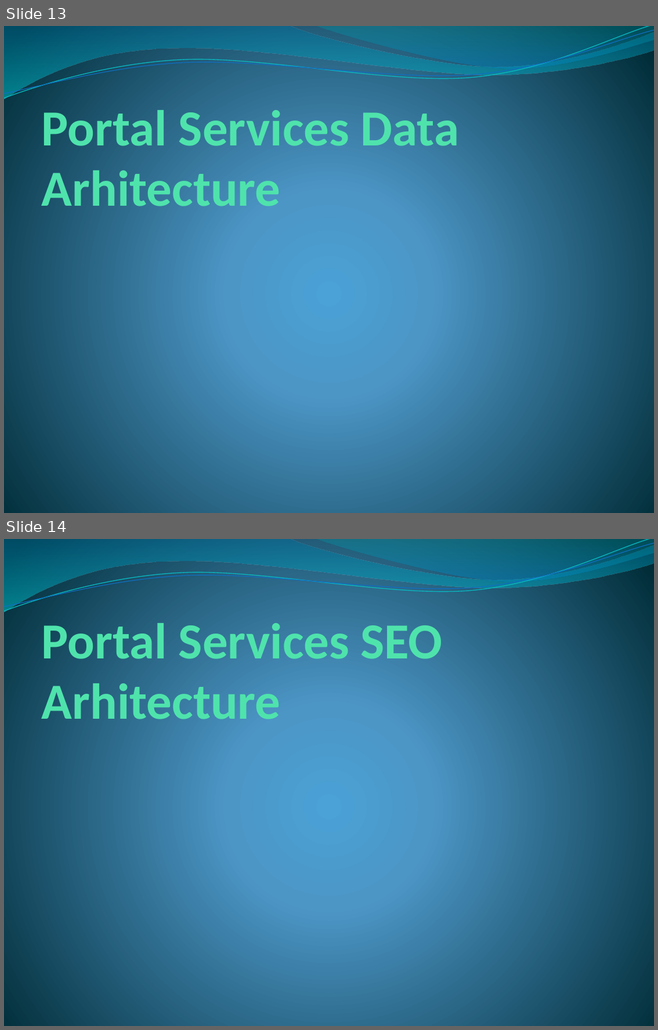
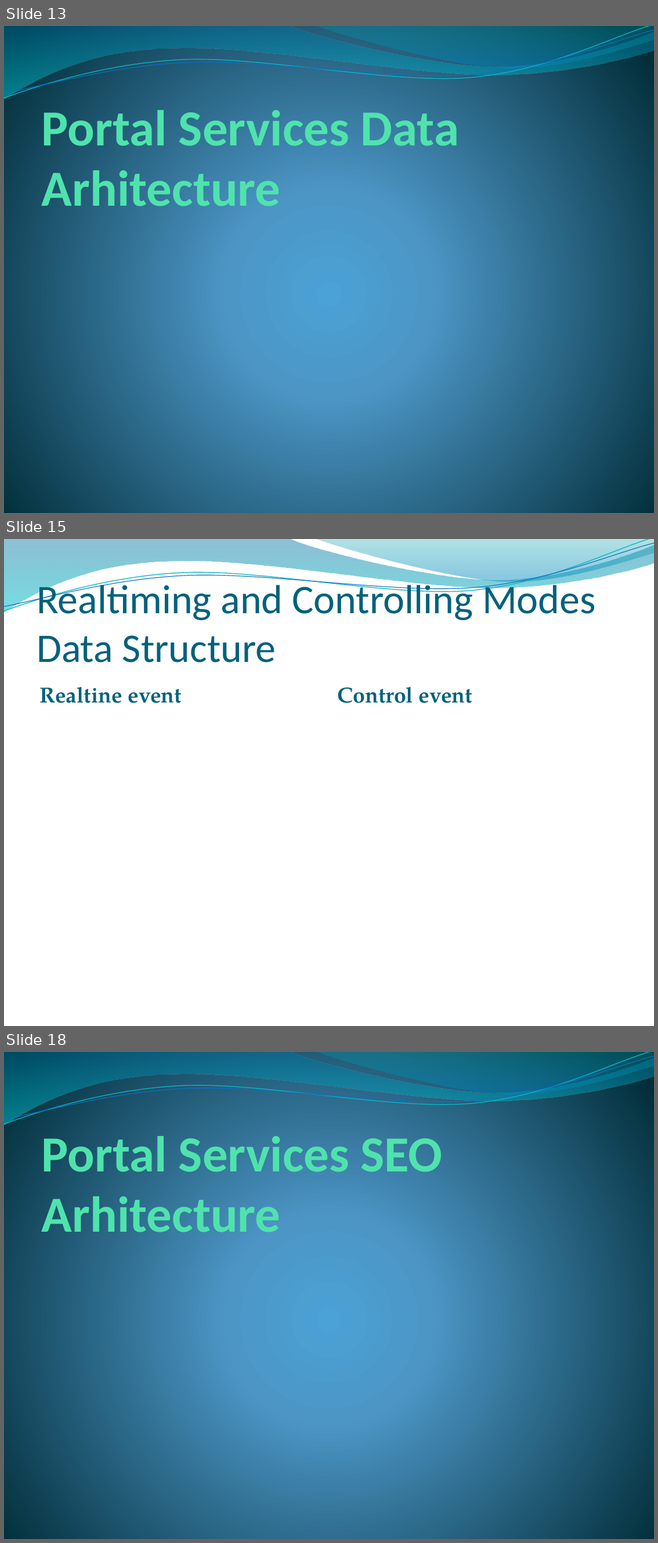
Before and after one commit to Serzol64/investportalAplex, a slide deck: PortalServices.pptx. Shown one above the other, each under a label of ours: slides 13 and 14 before the commit, slides 13, 15 and 18 after it; the slides between them are not shown. The pictures are 658x1030 and 658x1543 pixels, drawn with LibreOffice and Linux fonts; fonts in the diff are those of the drawing; background and template pictures are left out. Boxes give left, top, right and bottom in pixels: in the first picture for what was removed or moved away, otherwise in the second. Text is boxed around its words. In the diff, an @@ line names an element or a change of style, - is before the commit and + after.

Commit message:
Portal Services Data Platform Start

```diff
--- a/PortalServices.pptx
+++ b/PortalServices.pptx
@@ slide 15 added at <box>4,539,654,1026</box>, background picture (left out); not listed: 4 template elements that a slide beside it also shows @@
@@ title added at <box>36,579,596,663</box>, 45 pt, text #04617B @@
+Realtiming and Controlling Modes Data Structure
@@ text added at <box>40,687,181,703</box>, 24 pt, text #04617B, bold @@
+Realtine event
@@ text added at <box>338,687,472,703</box>, 24 pt, text #04617B, bold @@
+Control event
@@ what was slide 14 is now slide 18 @@
```
Also in this commit, not shown: 6 other slides added, 2 other files.
